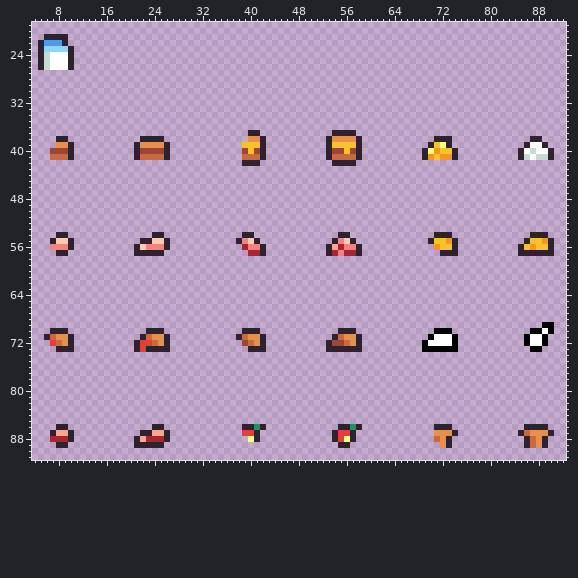
Two states of a pixel-art file, Projects/TastyRoad/Assets/Sprites/foods.aseprite. Above is the file before it was changed.
96x96 pixels, 1 frame. Shown: x 4..92, y 19..91.
The same view after the edit:
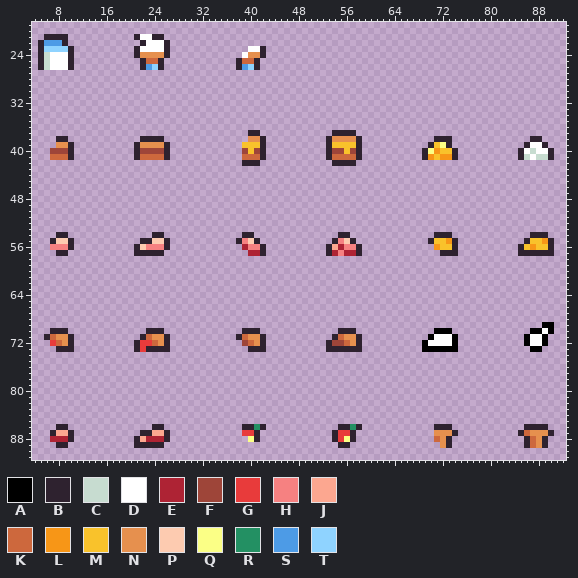
Palette (. is transparent): A #000000  B #2e222f  C #c7dcd0  D #ffffff  E #ae2334  F #9e4539  G #e83b3b  H #f68181  J #fca790  K #cd683d  L #f79617  M #f9c22b  N #e6904e  P #fdcbb0  Q #fbff86  R #239063  S #4d9be6  T #8fd3ff
What changed:
Layer "food":
The edit adds colour B in row 21 at x 21 and 24 to 25; in row 22 at x 22 and 26; in rows 23 to 24 at x 21, 26 and 42; in rows 25 to 26 at x 22, 25, 38 and 41.
The edit adds colour D in row 21 at x 22 to 23; in row 22 at x 23 to 25; in row 23 at x 22 to 25 and 40 to 41; in row 24 at x 39.
The edit adds colour K in row 25 at x 23 to 24 and 39 to 40.
The edit adds colour N in row 24 at x 22 to 25 and 40 to 41.
The edit adds colour S in row 26 at x 23 and 39.
The edit adds colour T in row 26 at x 24 and 40.
